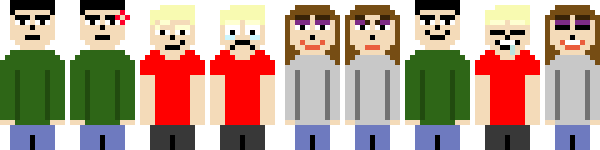
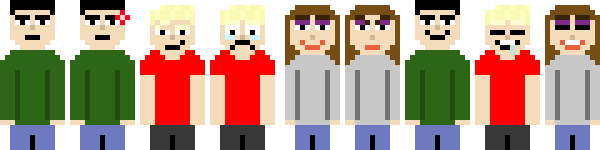
Layered file, before and after one edit (w=600, h=150). Changes by layer:
painted on "Слой 9" over [100,25,575,40]
painted on "Слой 8" over [490,5,530,20]
painted on "Слой 7" over [155,5,265,20]
painted on "Слой 1" over [30,25,35,30]
